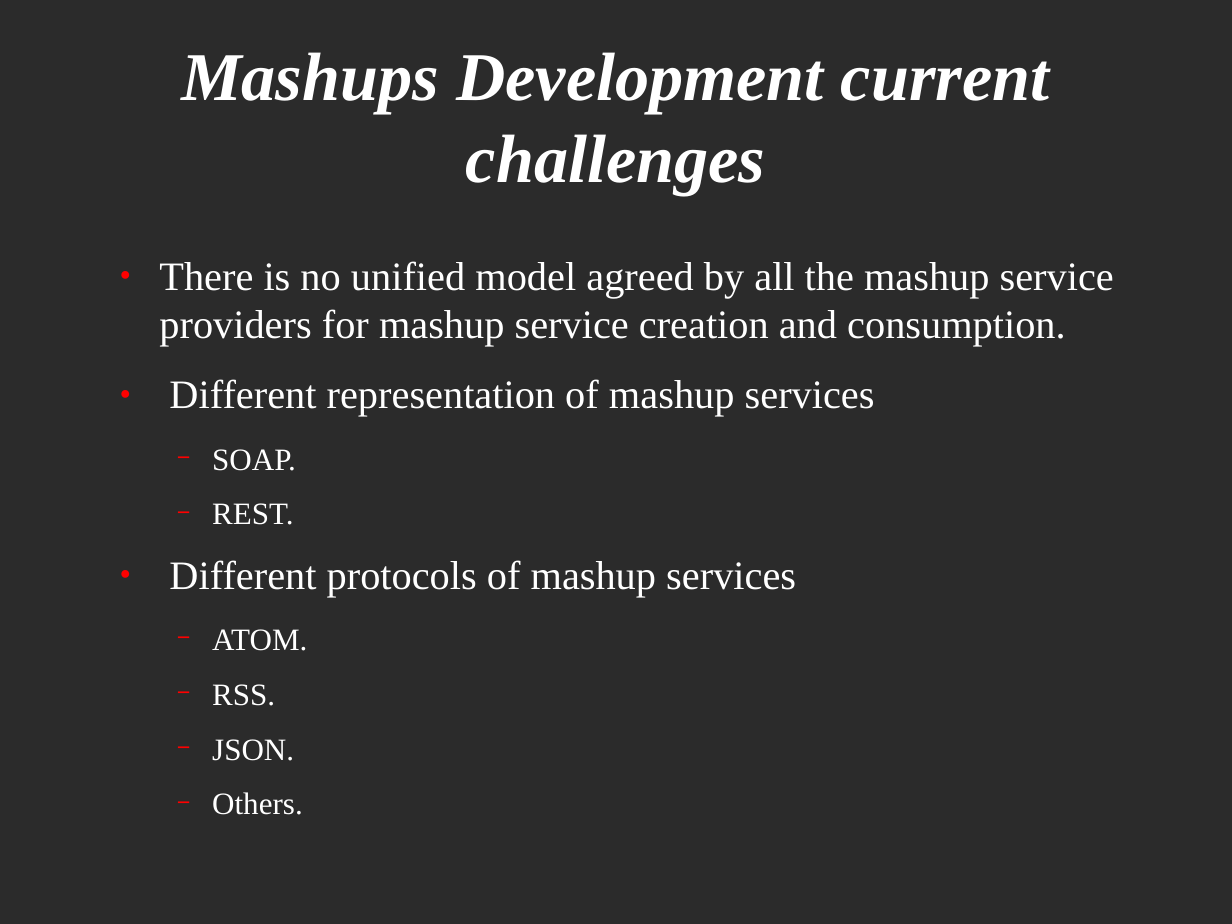
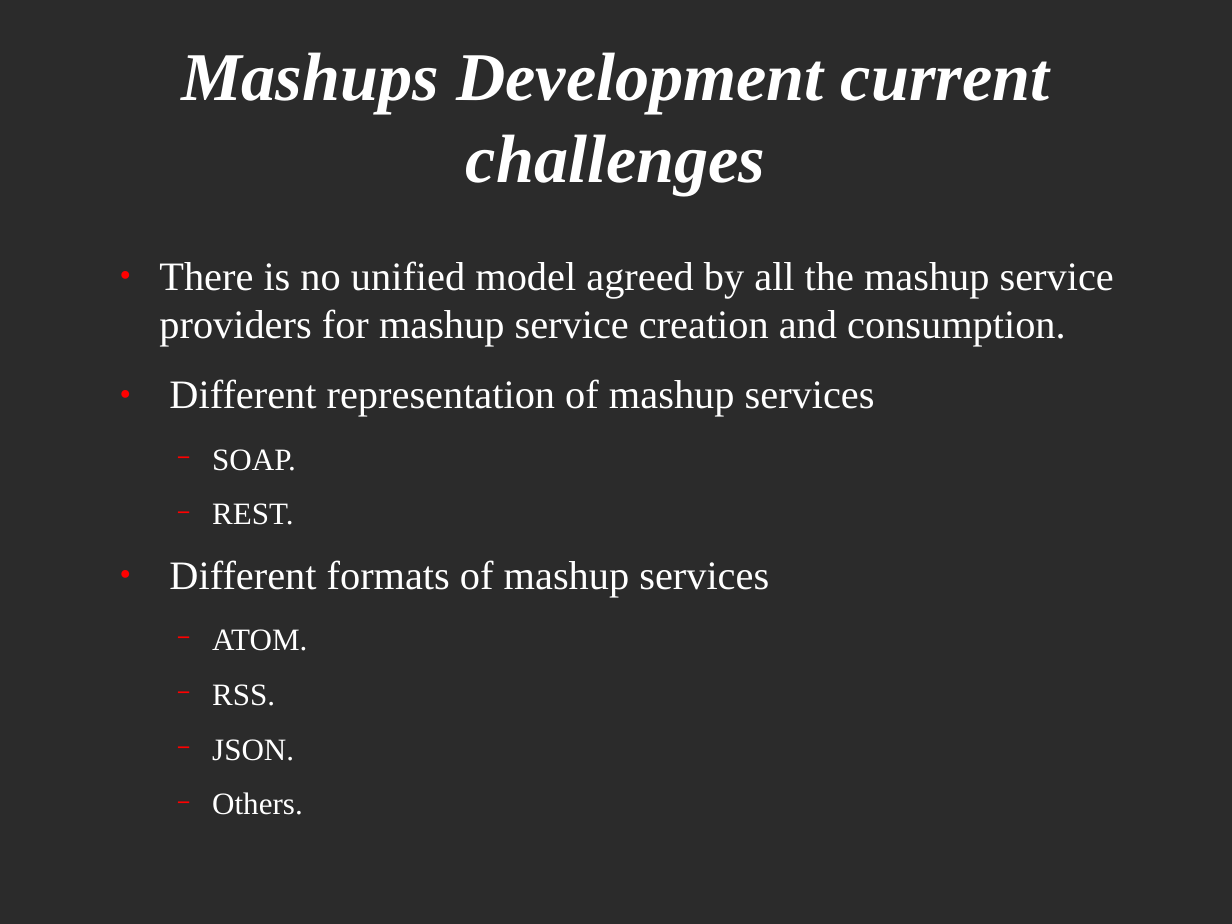
Before and after one commit to demo007/mashups4jsf, a slide deck: slide 3 of overview-architecture/JavaOne-2010/drafts/Mashups4JSF(Part2).odp. Drawn at 1232x924 pixels with LibreOffice and Linux fonts; fonts in the diff are those of the drawing; background and template pictures are left out; a plain dark background stands for a picture behind light text. Boxes give left, top, right and bottom in pixels: in the first picture for what was removed or moved away, otherwise in the second. Text is boxed around its words. In the diff, an @@ line names an element or a change of style, - is before the commit and + after.

```diff
--- a/overview-architecture/JavaOne-2010/drafts/Mashups4JSF(Part2).odp
+++ b/overview-architecture/JavaOne-2010/drafts/Mashups4JSF(Part2).odp
@@ text at (169, 560, 769, 597): text changed @@
-● Different protocols of mashup services
+● Different formats of mashup services
```
Also in this commit, not shown: 1 other slide changed, 3 slides added, 3 slides removed.
